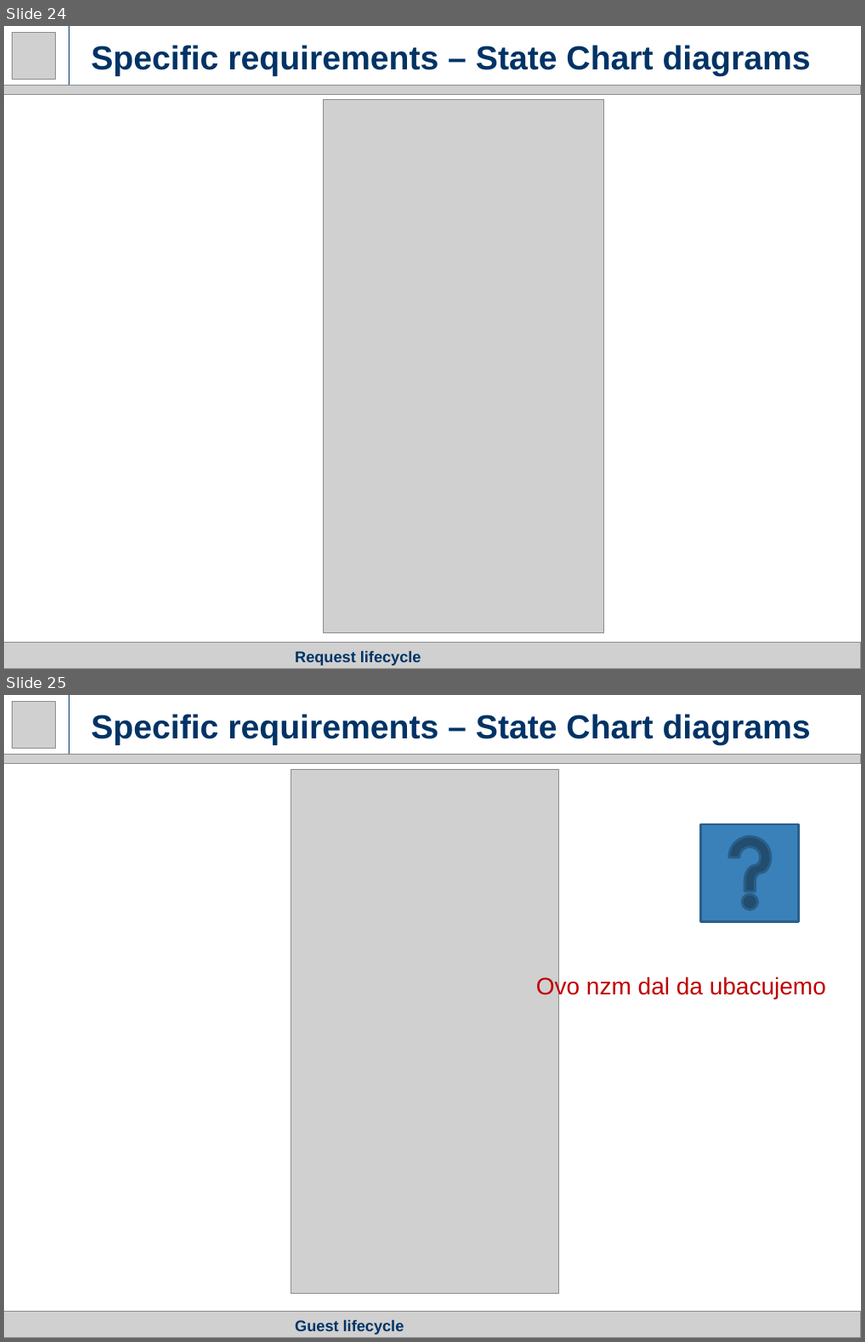
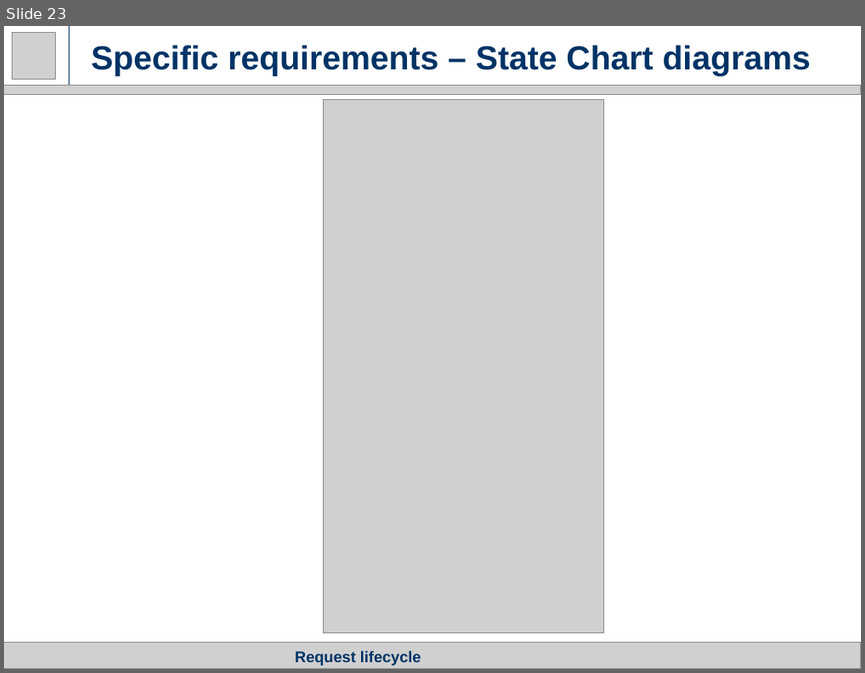
Before and after one commit to milica13629/SW2015, a slide deck: RASD.pptx. Shown one above the other, each under a label of ours: slides 24 and 25 before the commit, slide 23 after it. The pictures are 865x1342 and 865x673 pixels, drawn with LibreOffice and Linux fonts; fonts in the diff are those of the drawing; grey boxes stand for pictures. Boxes give left, top, right and bottom in pixels: in the first picture for what was removed or moved away, otherwise in the second. Text is boxed around its words. In the diff, an @@ line names an element or a change of style, - is before the commit and + after.

```diff
--- a/RASD.pptx
+++ b/RASD.pptx
@@ slide 25 removed at (4,695,861,1338), background #FFFFFF @@
@@ picture removed at (12,701,55,748) @@
@@ line removed from (69, 755) to (69, 695) @@
@@ title removed at (91,714,811,745) @@
-Specific requirements – State Chart diagrams
@@ picture removed at (4,755,861,764) @@
@@ picture removed at (291,770,559,1293) @@
@@ action button help removed at (701,824,798,922) @@
@@ text removed at (536,975,826,998) @@
-Ovo nzm dal da ubacujemo
@@ picture removed at (4,1311,861,1338) @@
@@ title removed at (295,1319,404,1334) @@
-Guest lifecycle
@@ what was slide 24 is now slide 23 @@
```
Also in this commit, not shown: 17 slides changed, 1 slide added, 1 other slide removed, 1 other file.
